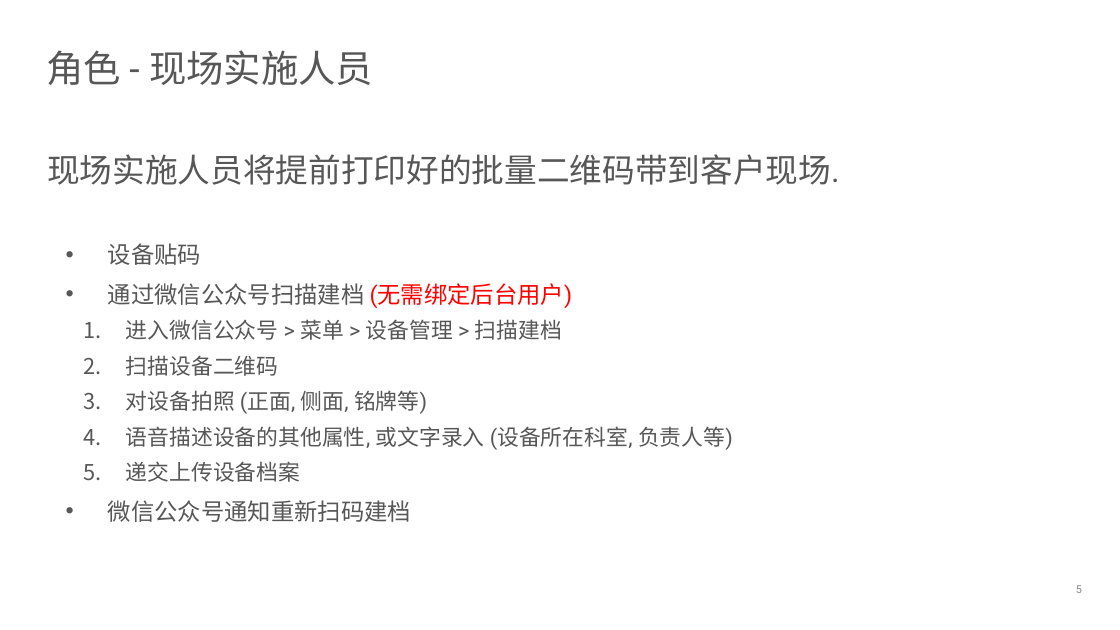
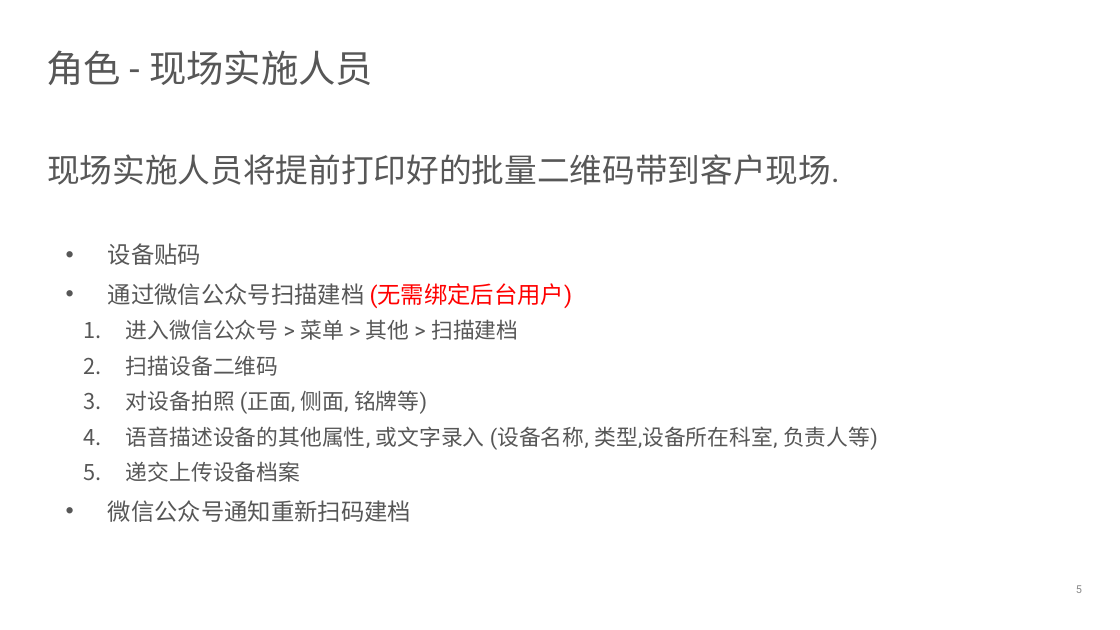
Before and after one commit to devhotmail/APMHome, a slide deck: slide 5 of Document/APM_userstories.pptx. Drawn at 1120x630 pixels with LibreOffice and Linux fonts; fonts in the diff are those of the drawing; background and template pictures are left out. Boxes give left, top, right and bottom in pixels: in the first picture for what was removed or moved away, otherwise in the second. Text is boxed around its words. In the diff, an @@ line names an element or a change of style, - is before the commit and + after.

```diff
--- a/Document/APM_userstories.pptx
+++ b/Document/APM_userstories.pptx
@@ text at (126, 319, 518, 340): text changed @@
-    1. 进入微信公众号 > 菜单 > 设备管理 > 扫描建档
+    1. 进入微信公众号 > 菜单 > 其他 > 扫描建档
@@ text at (126, 426, 878, 450): text changed @@
-    4. 语音描述设备的其他属性, 或文字录入 (设备所在科室, 负责人等)
+    4. 语音描述设备的其他属性, 或文字录入 (设备名称, 类型,设备所在科室, 负责人等)
```
Also in this commit, not shown: 11 other slides changed.
